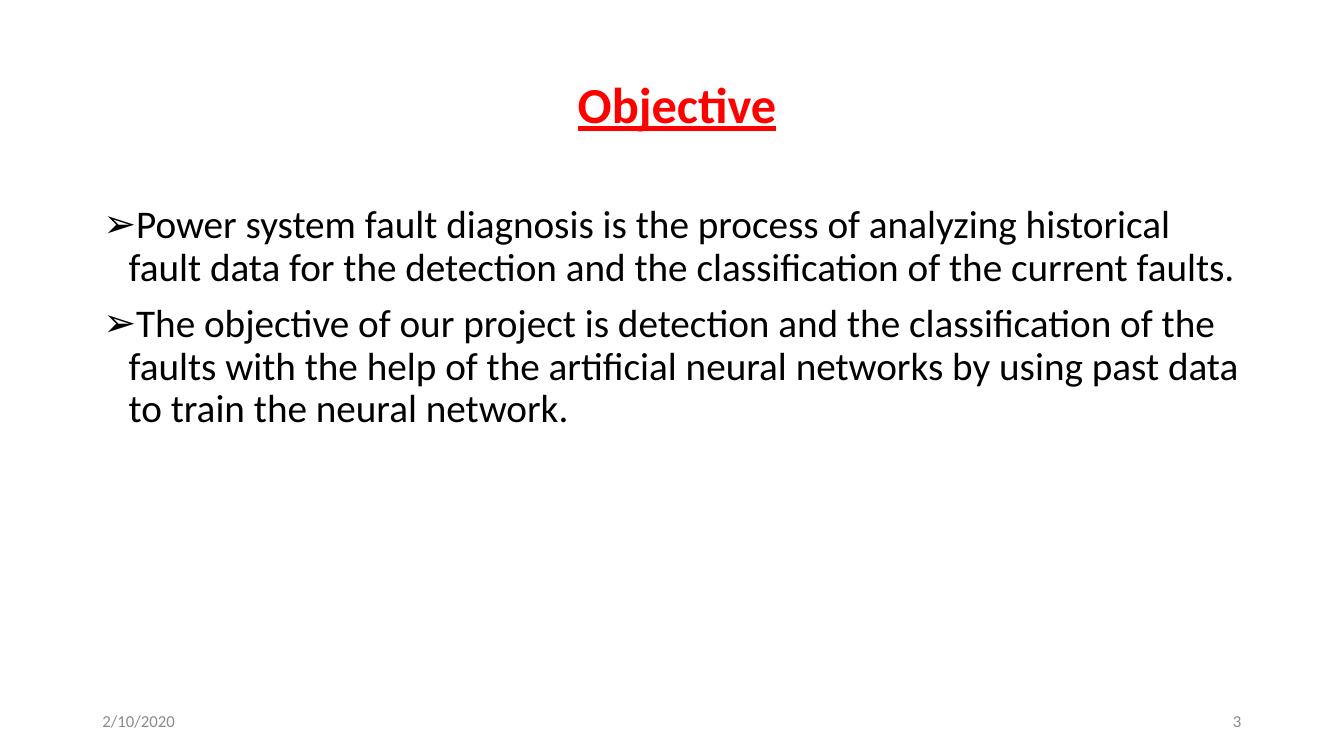
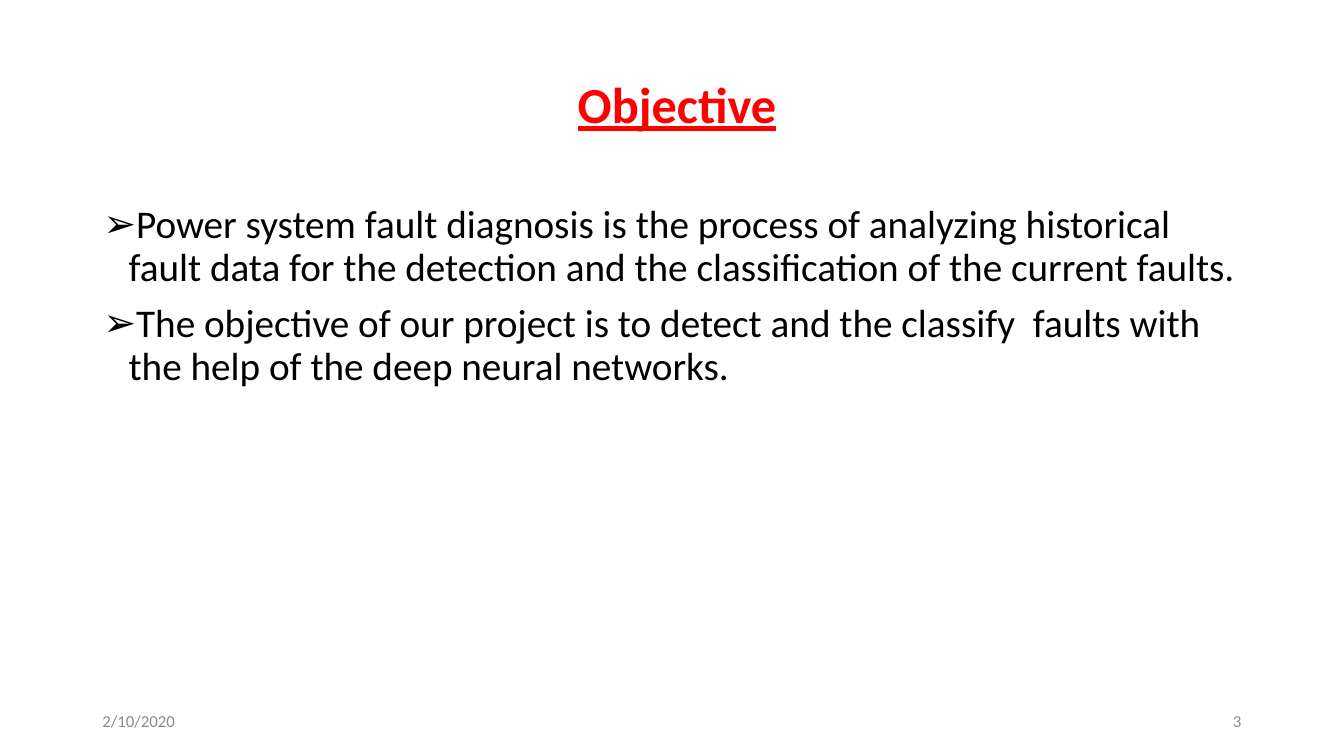
Before and after one commit to svec-final-year-project-eee/Project, a slide deck: slide 3 of Reviews/second review/Second Oral Presentation.pptx. Drawn at 1344x756 pixels with LibreOffice and Linux fonts; fonts in the diff are those of the drawing. Boxes give left, top, right and bottom in pixels: in the first picture for what was removed or moved away, otherwise in the second. Text is boxed around its words. In the diff, an @@ line names an element or a change of style, - is before the commit and + after.

```diff
--- a/Reviews/second review/Second Oral Presentation.pptx
+++ b/Reviews/second review/Second Oral Presentation.pptx
@@ text at [129,309,1201,387]: text changed @@
-➢ The objective of our project is detection and the classification of the faults with the help of the artificial neural networks by using past data to train the neural network.
+➢ The objective of our project is to detect and the classify faults with the help of the deep neural networks.
```
Also in this commit, not shown: 10 other slides changed, 2 slides added, 1 slide removed, 1 other file.
